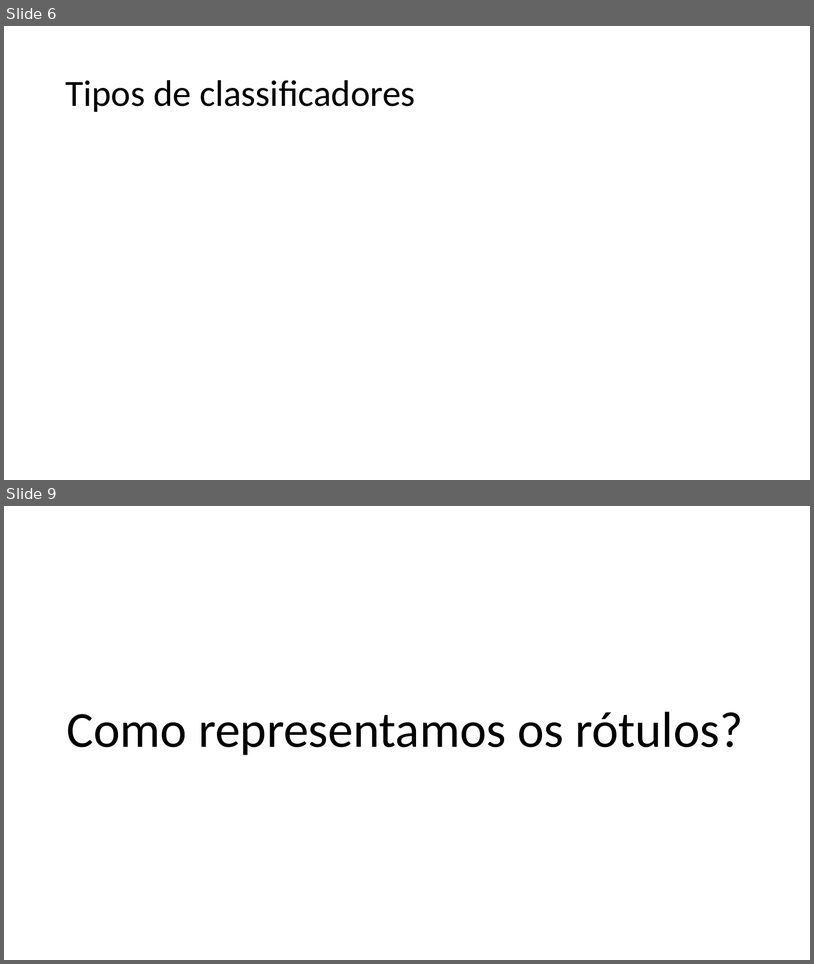
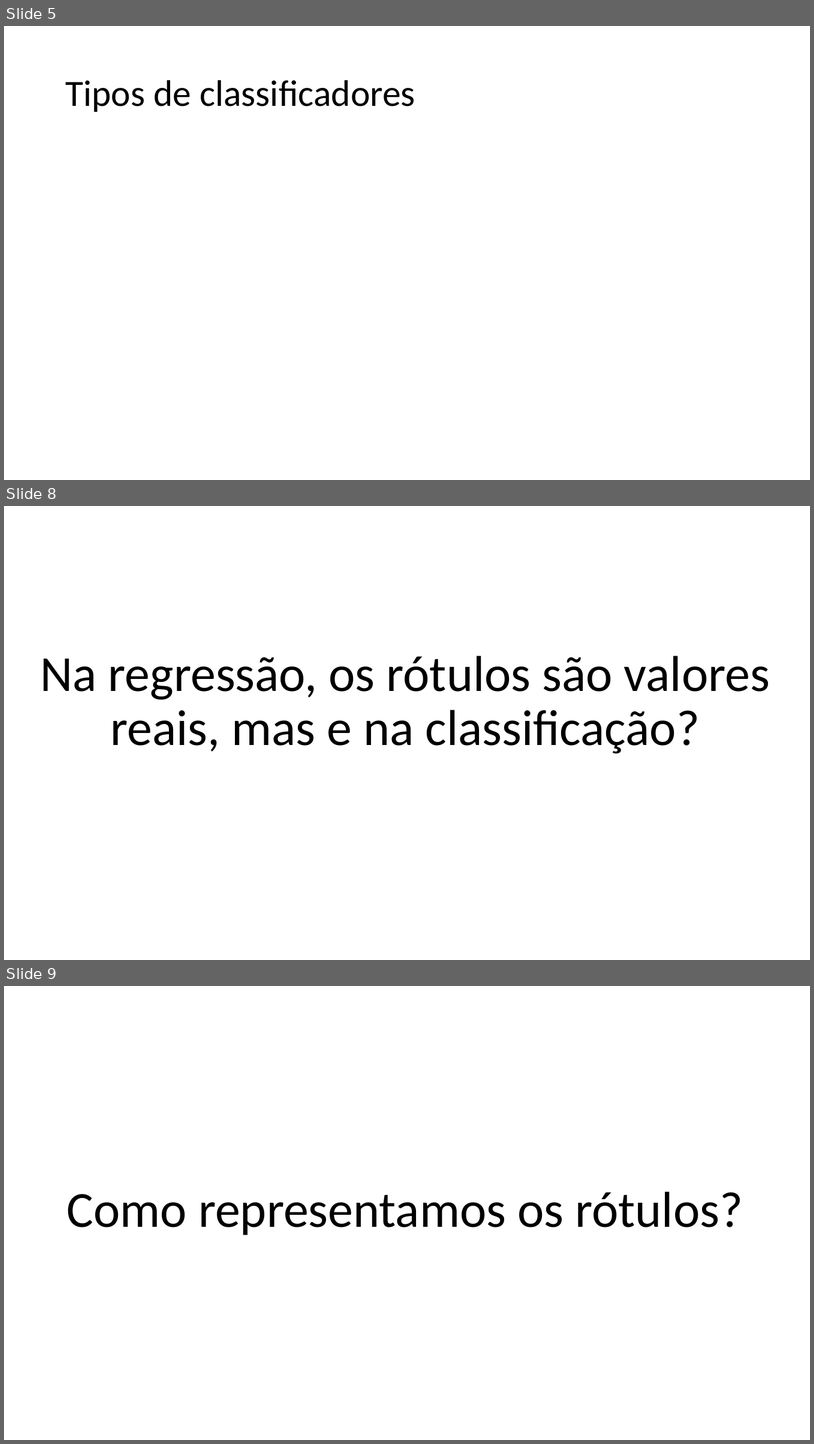
Before and after one commit to zz4fap/c24_inteligencia_artificial, a slide deck: slides/C24_Classificação.pptx. Shown one above the other, each under a label of ours: slides 6 and 9 before the commit, slides 5, 8 and 9 after it; the slides between them are not shown. The pictures are 814x964 and 814x1444 pixels, drawn with LibreOffice and Linux fonts; fonts in the diff are those of the drawing; grey boxes stand for pictures. Boxes give left, top, right and bottom in pixels: in the first picture for what was removed or moved away, otherwise in the second. Text is boxed around its words. In the diff, an @@ line names an element or a change of style, - is before the commit and + after.

```diff
--- a/slides/C24_Classificação.pptx
+++ b/slides/C24_Classificação.pptx
@@ slide 8 added at box(4, 506, 810, 960), background #FFFFFF @@
@@ text added at box(40, 655, 770, 753), 60 pt, text #000000 @@
+Na regressão, os rótulos são valores reais, mas e na classificação?
@@ what was slide 6 is now slide 5 @@
```
Also in this commit, not shown: 3 slides changed, 1 slide removed, 2 other files.
